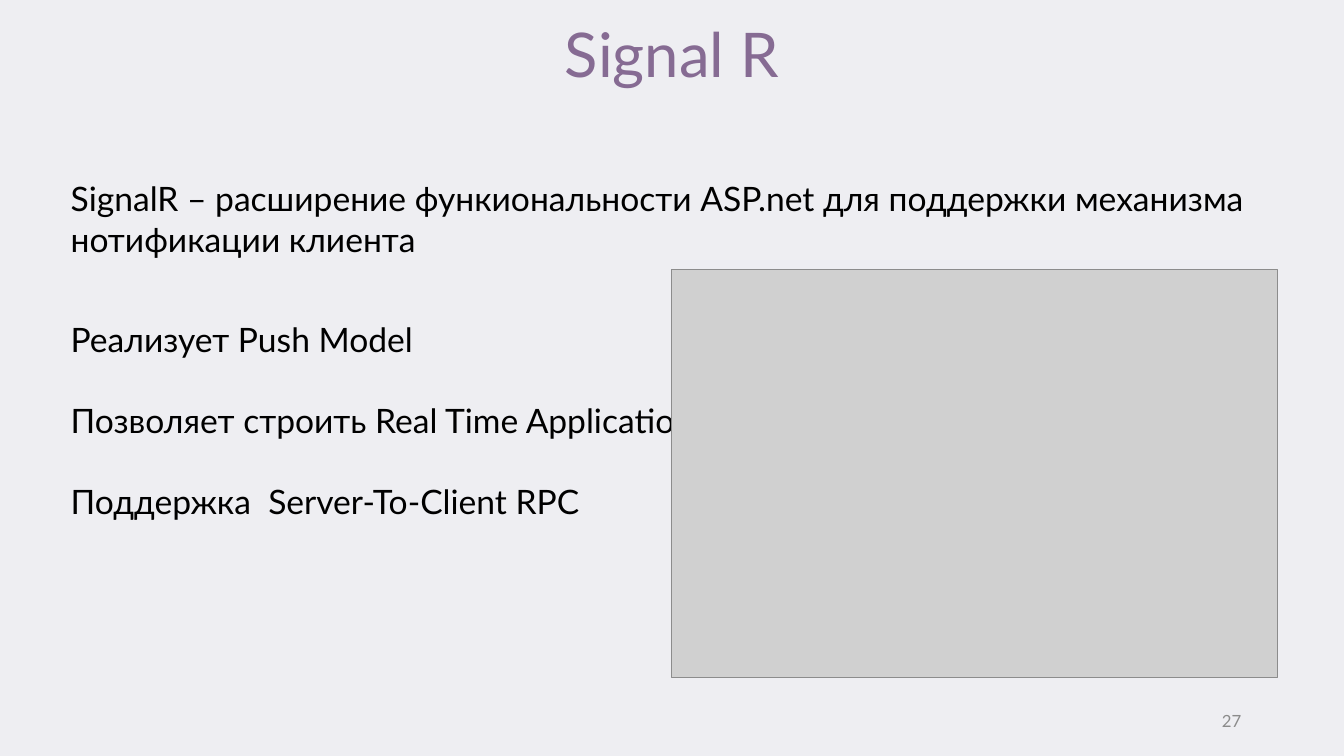
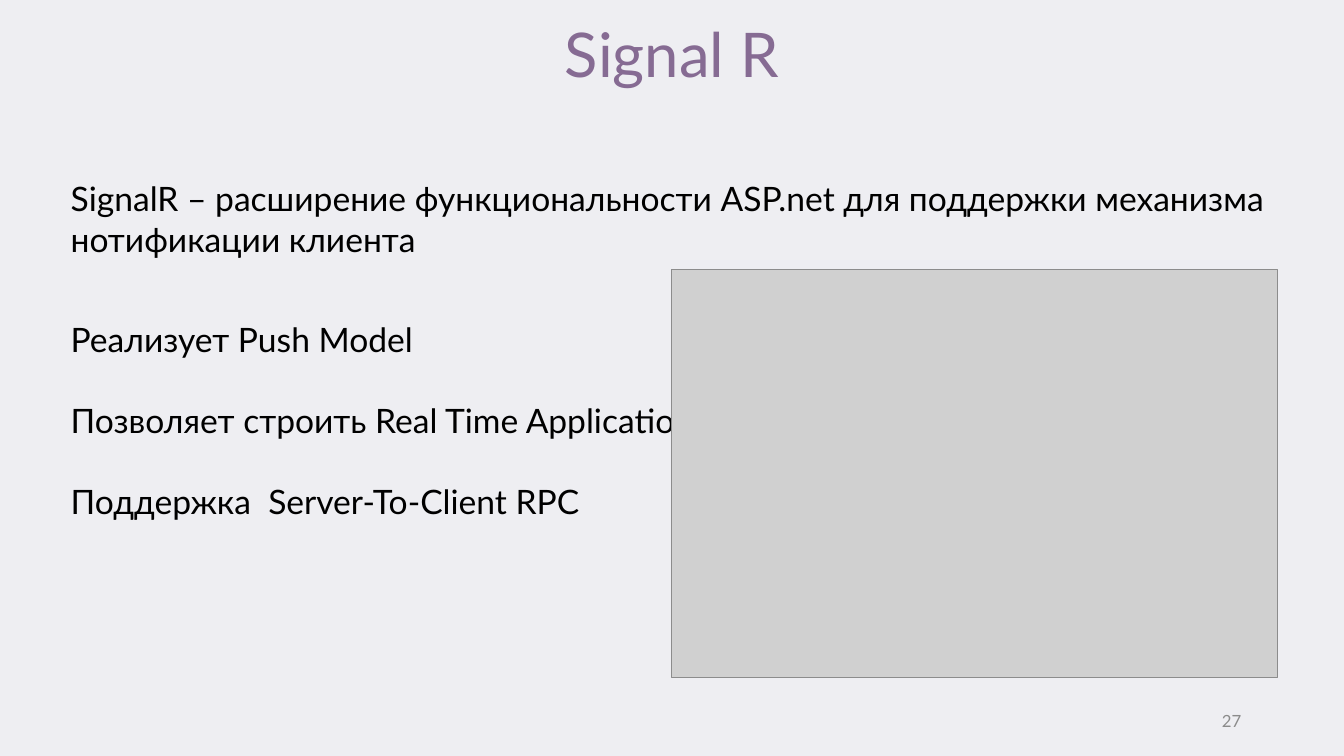
Before and after one commit to VAZarubin/ClientNotification, a slide deck: slide 27 of От Сервера клиенту или как это работает у.pptx. Drawn at 1344x756 pixels with LibreOffice and Linux fonts; fonts in the diff are those of the drawing; grey boxes stand for pictures. Boxes give left, top, right and bottom in pixels: in the first picture for what was removed or moved away, otherwise in the second. Text is boxed around its words. In the diff, an @@ line names an element or a change of style, - is before the commit and + after.

```diff
--- a/От Сервера клиенту или как это работает у.pptx
+++ b/От Сервера клиенту или как это работает у.pptx
@@ text at [71, 186, 1263, 258]: text changed @@
-SignalR – расширение функиональности ASP.net для поддержки механизма нотификации клиента
+SignalR – расширение функциональности ASP.net для поддержки механизма нотификации клиента
```
Also in this commit, not shown: 22 other slides changed.
